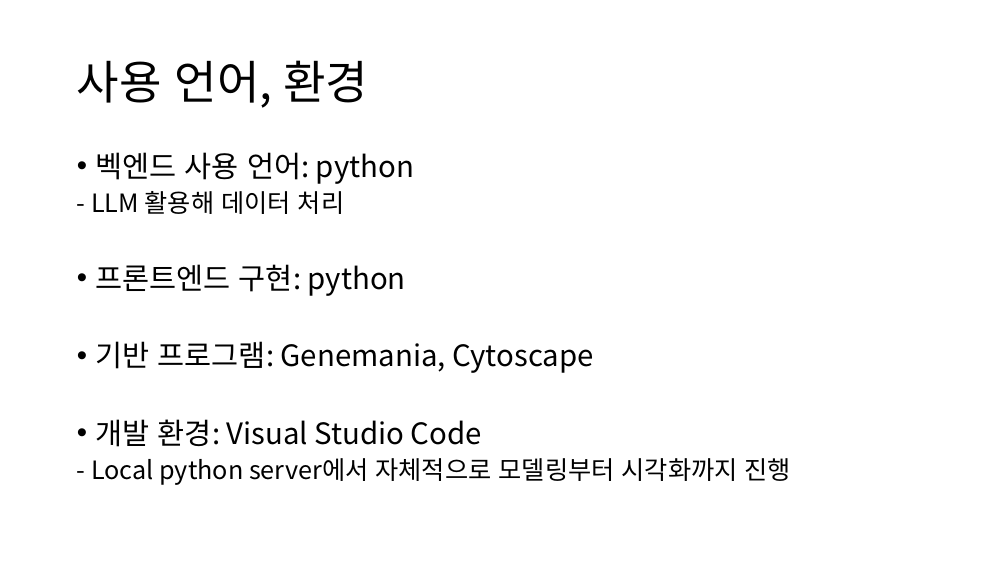
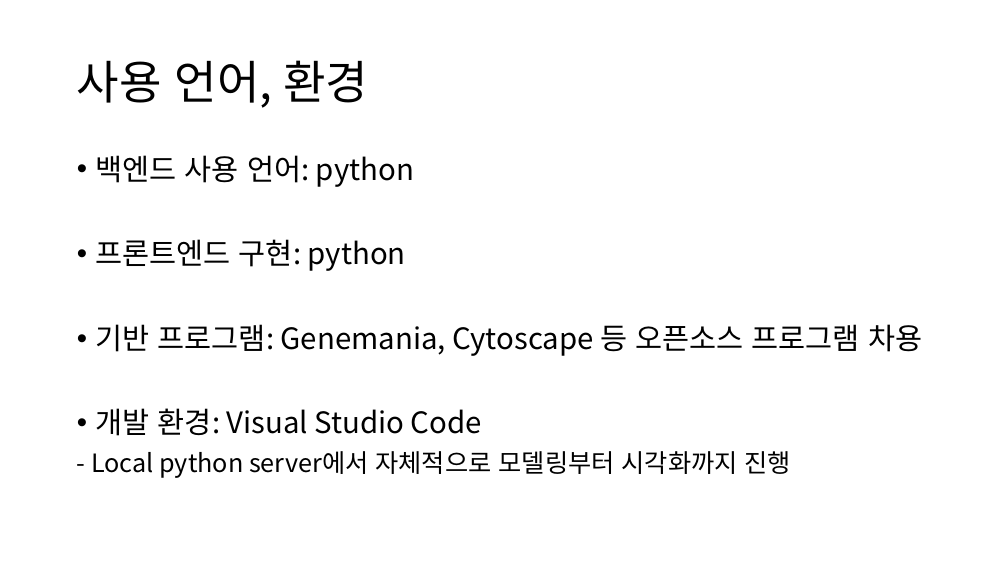
Before and after one commit to summer-121/Genetwork, a slide deck: slide 3 of GeNetwork_Scheme.pptx (slide 4 before the commit). Drawn at 1008x567 pixels with LibreOffice and Linux fonts; fonts in the diff are those of the drawing. Boxes give left, top, right and bottom in pixels: in the first picture for what was removed or moved away, otherwise in the second. Text is boxed around its words. In the diff, an @@ line names an element or a change of style, - is before the commit and + after.

```diff
--- a/GeNetwork_Scheme.pptx
+++ b/GeNetwork_Scheme.pptx
@@ text at (x1=96, y1=155, x2=414, y2=187): text changed @@
-• 벡엔드 사용 언어: python
-- LLM 활용해 데이터 처리
+• 백엔드 사용 언어: python
@@ text at (x1=91, y1=239, x2=791, y2=478): line spacing 0.8 to 0.9 @@
@@ text at (x1=96, y1=324, x2=922, y2=356): text changed @@
-• 기반 프로그램: Genemania, Cytoscape
+• 기반 프로그램: Genemania, Cytoscape 등 오픈소스 프로그램 차용
```
Also in this commit, not shown: 6 other slides changed, 2 slides added, 1 slide removed.
